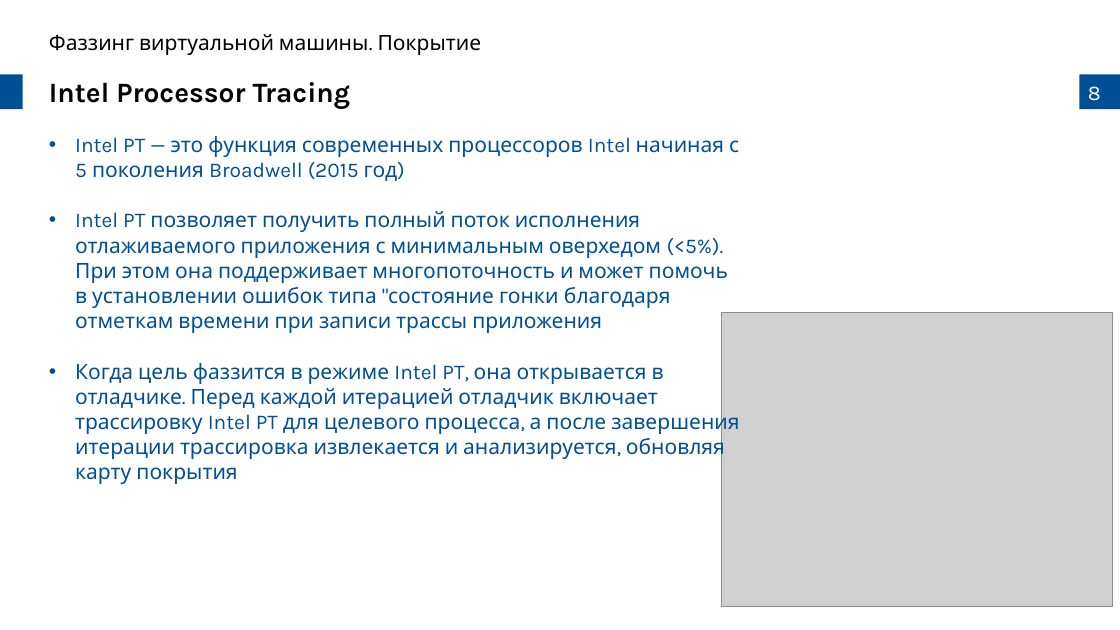
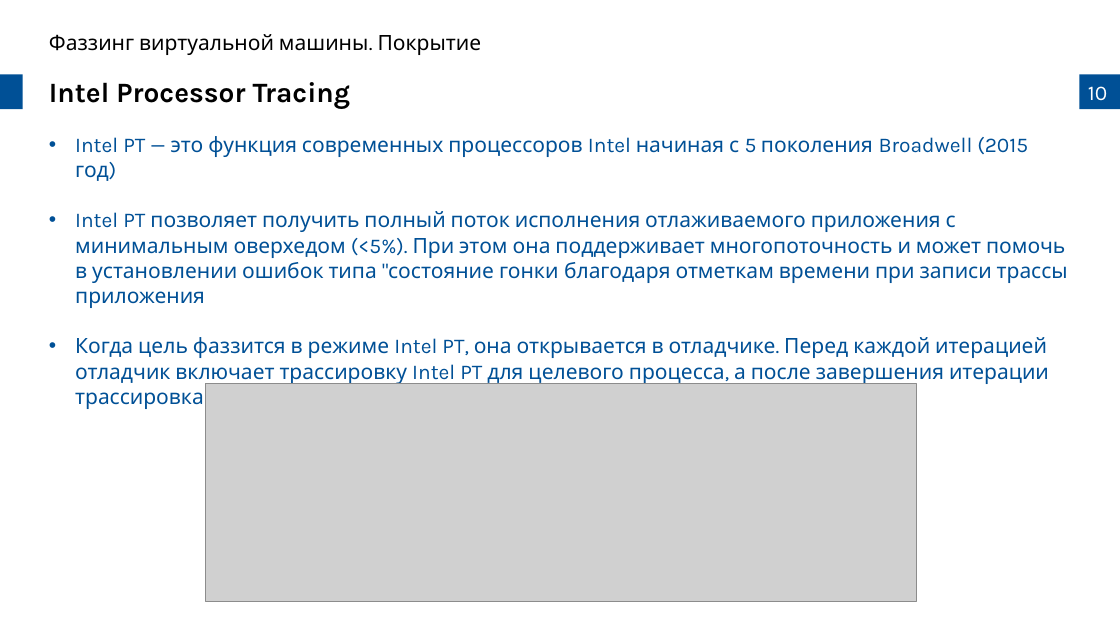
Before and after one commit to prostoAlexandr/BeeTech_2024, a slide deck: slide 10 of Belikov_Virtual_machine_fuzzing_types_and_approaches.pptx (slide 8 before the commit). Drawn at 1120x630 pixels with LibreOffice and Linux fonts; fonts in the diff are those of the drawing; grey boxes stand for pictures; background and template pictures are left out. Boxes give left, top, right and bottom in pixels: in the first picture for what was removed or moved away, otherwise in the second. Text is boxed around its words. In the diff, an @@ line names an element or a change of style, - is before the commit and + after.

```diff
--- a/Belikov_Virtual_machine_fuzzing_types_and_approaches.pptx
+++ b/Belikov_Virtual_machine_fuzzing_types_and_approaches.pptx
@@ page number at <box>1088,86,1107,100</box>: text changed @@
-8
+10
@@ text "Intel PT — это функция ..." rewrapped from <box>75,136,739,461</box> to <box>75,136,1068,411</box> @@
@@ picture removed at <box>722,313,1113,607</box> @@
@@ picture added at <box>206,384,917,602</box> @@
```
Also in this commit, not shown: 1 other slide changed, 3 slides added, 1 slide removed, 7 other files.
